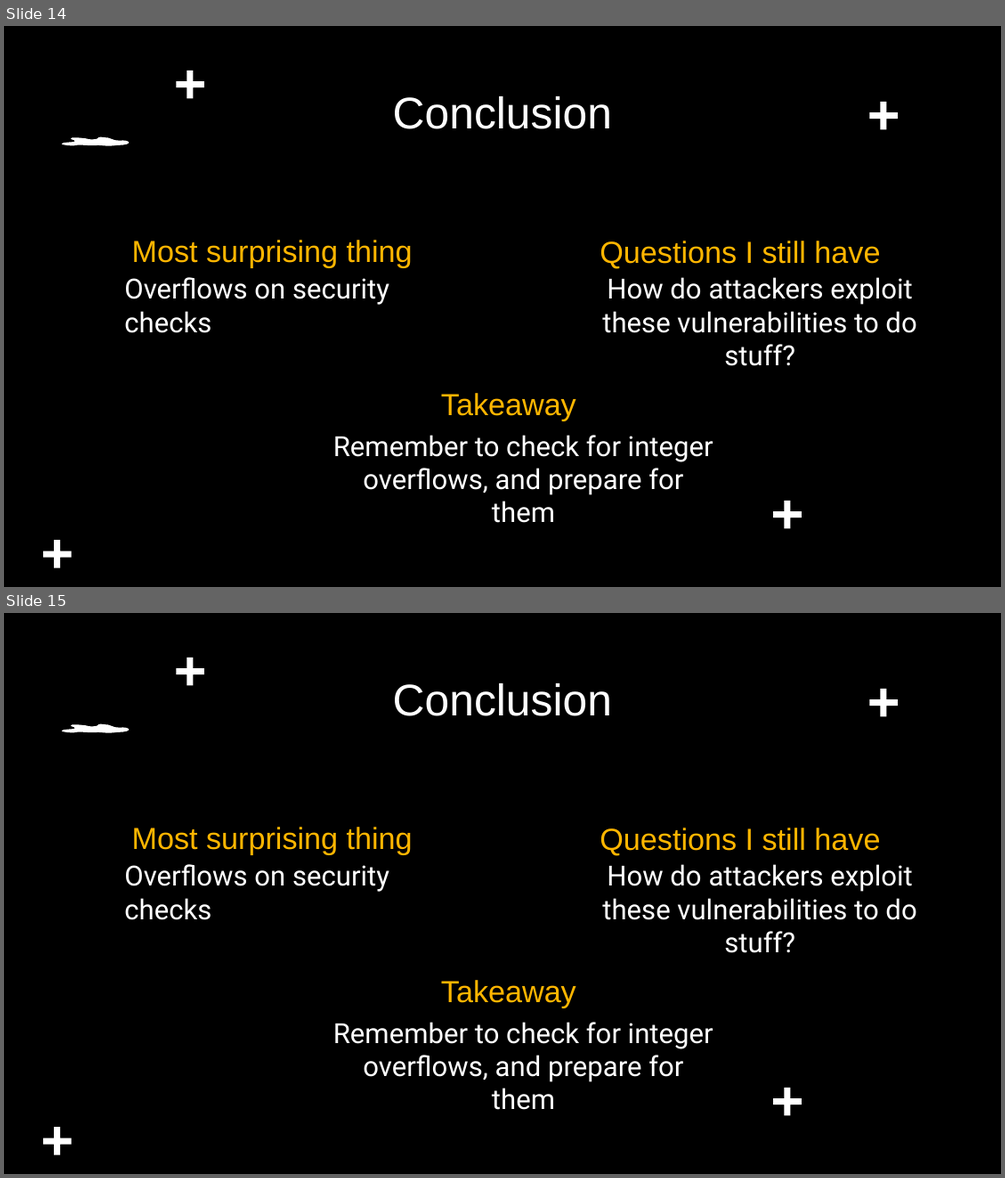
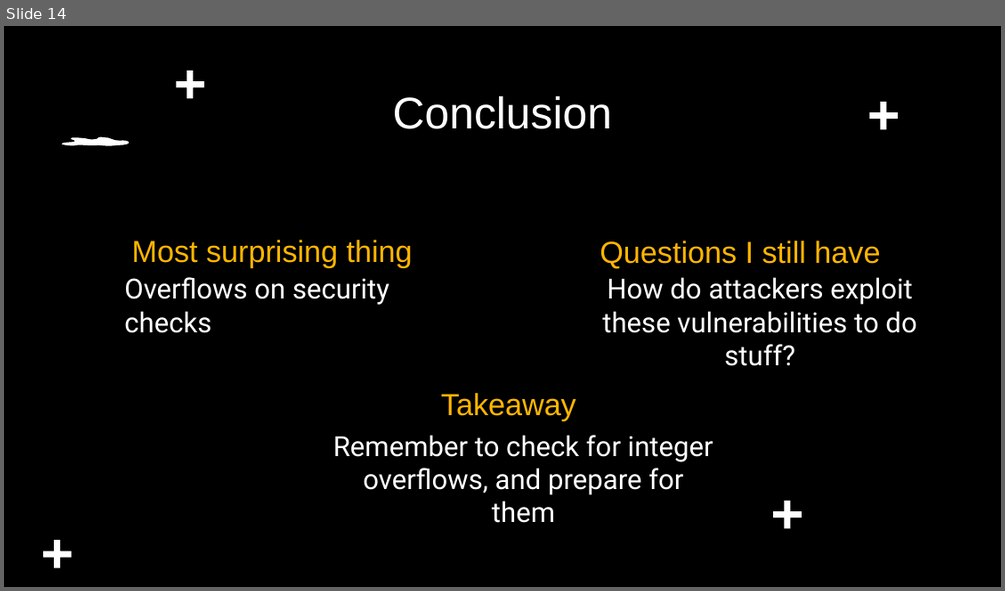
Before and after one commit to ryann7-gg/Ryan-Nguyen-Checkoff-3, a slide deck: Ryan Nguyen-Checkoff 3 Presentation.pptx. Shown one above the other, each under a label of ours: slides 14 and 15 before the commit, slide 14 after it. The pictures are 1005x1178 and 1005x591 pixels, drawn with LibreOffice and Linux fonts; fonts in the diff are those of the drawing. Boxes give left, top, right and bottom in pixels: in the first picture for what was removed or moved away, otherwise in the second. Text is boxed around its words. In the diff, an @@ line names an element or a change of style, - is before the commit and + after.

```diff
--- a/Ryan Nguyen-Checkoff 3 Presentation.pptx
+++ b/Ryan Nguyen-Checkoff 3 Presentation.pptx
@@ slide 15 removed at (x1=4, y1=613, x2=1001, y2=1174), background #000000; not listed: 4 template elements that a slide beside it also shows @@
@@ title removed at (x1=393, y1=683, x2=612, y2=716) @@
-Conclusion
@@ freeform shape removed at (x1=869, y1=689, x2=898, y2=716) @@
@@ subtitle removed at (x1=132, y1=827, x2=413, y2=854) @@
-Most surprising thing
@@ subtitle removed at (x1=599, y1=827, x2=880, y2=855) @@
-Questions I still have
@@ subtitle removed at (x1=124, y1=864, x2=389, y2=920) @@
-Overflows on security checks
@@ subtitle removed at (x1=602, y1=864, x2=916, y2=953) @@
-How do attackers exploit these vulnerabilities to do stuff?
@@ text removed at (x1=441, y1=980, x2=576, y2=1008) @@
-Takeaway
@@ text removed at (x1=333, y1=1022, x2=713, y2=1082) @@
-Remember to check for integer overflows, and prepare for them
```
